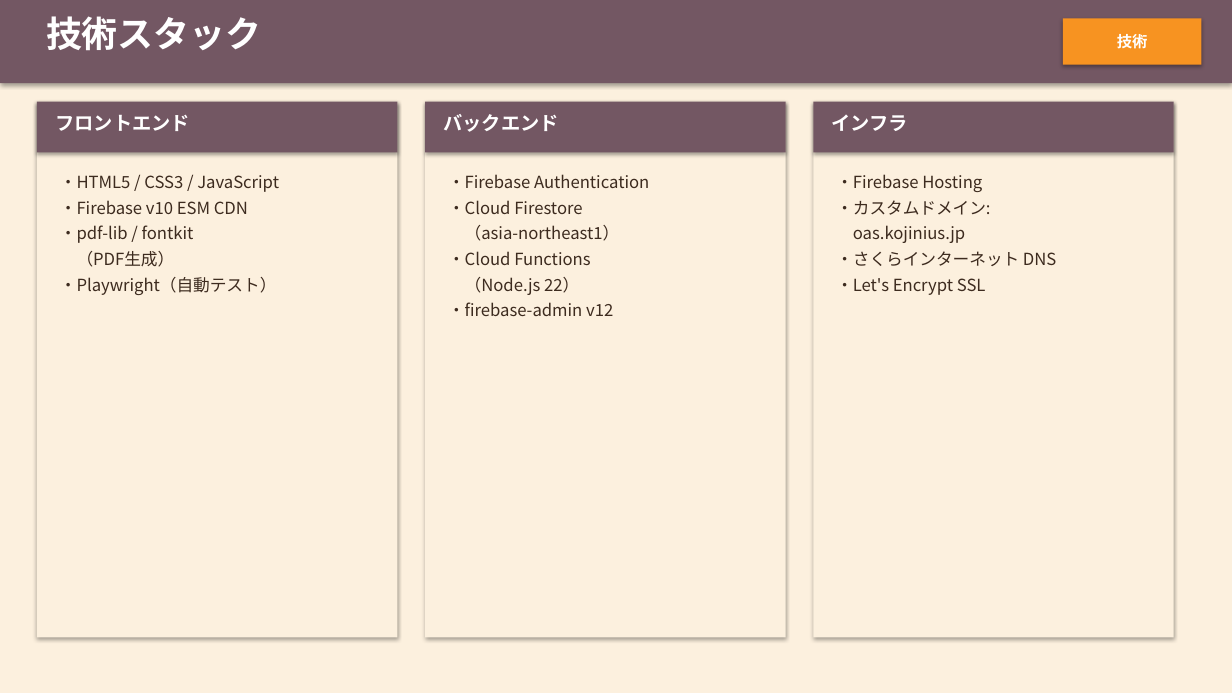
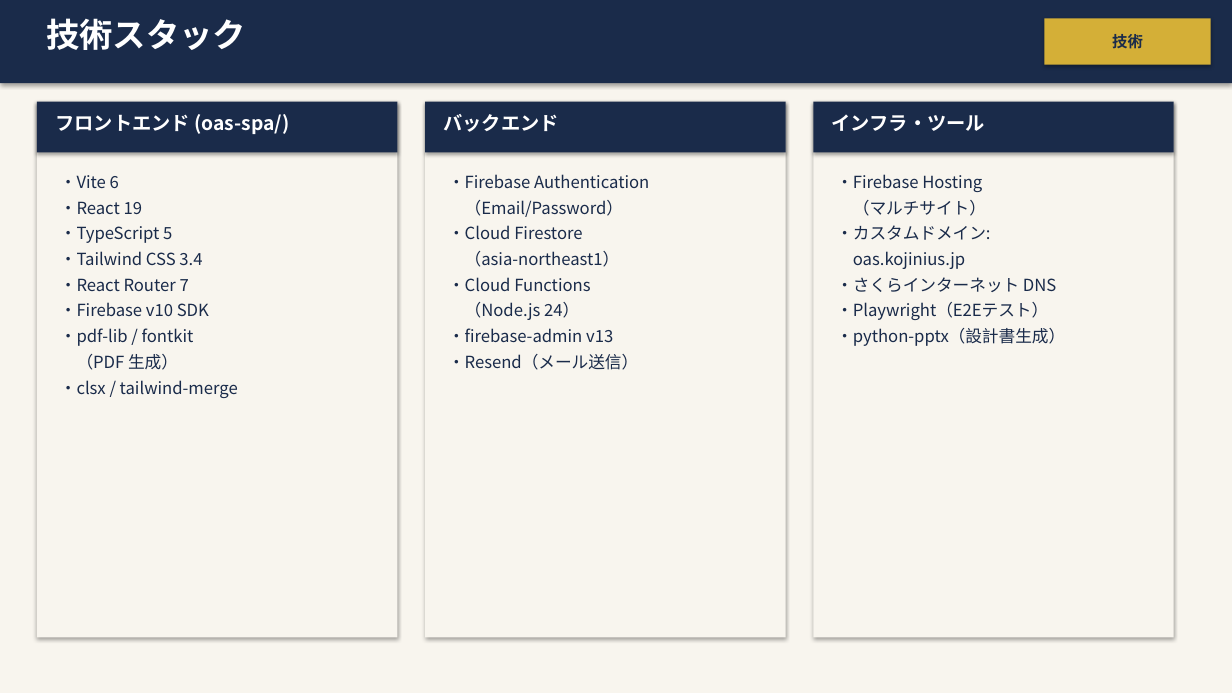
Before and after one commit to Kojinius/fukumoto-reservation, a slide deck: slide 5 of documents/specs/OnlineAppointSystem_詳細設計書.pptx. Drawn at 1232x693 pixels with LibreOffice and Linux fonts; fonts in the diff are those of the drawing. Boxes give left, top, right and bottom in pixels: in the first picture for what was removed or moved away, otherwise in the second. Text is boxed around its words. In the diff, an @@ line names an element or a change of style, - is before the commit and + after.

```diff
--- a/documents/specs/OnlineAppointSystem_詳細設計書.pptx
+++ b/documents/specs/OnlineAppointSystem_詳細設計書.pptx
@@ text "技術スタック" at (46,18,246,50): size 28 to 26 pt @@
@@ rectangle "技術": place and size @@
-rectangle "技術" at (1063,18,1202,65)
+rectangle "技術" at (1044,18,1211,65)
@@ rectangle "技術" at (1044,18,1211,65): text colour #FFFFFF to #1A2B4A; fill #F79321 to #D4AF37 @@
@@ fill #FCF0DE to #F8F5EE in 4 elements at (0,0,1232,693), (425,102,786,638), (813,102,1174,638), (37,102,397,638) @@
@@ text at (55,114,289,134): text changed @@
-フロントエンド
+フロントエンド (oas-spa/)
@@ fill #735763 to #1A2B4A in 4 elements at (0,0,1232,83), (37,102,397,152), (425,102,786,152), (813,102,1174,152) @@
@@ text at (832,114,985,131): text changed @@
-インフラ
+インフラ・ツール
@@ text at (60,175,209,316): text changed; text colour #3D2B1F to #1A2B4A @@
-・HTML5 / CSS3 / JavaScript
-・Firebase v10 ESM CDN
+・Vite 6
+・React 19
+・TypeScript 5
+・Tailwind CSS 3.4
+・React Router 7
+・Firebase v10 SDK
@@ text at (448,174,649,291): text colour #3D2B1F to #1A2B4A in "・Firebase Authentication", "・Cloud Firestore", "（asia-northeast1）", "・Cloud Functions" @@
@@ text at (836,174,1056,292): text colour #3D2B1F to #1A2B4A in "・Firebase Hosting", "・カスタムドメイン:", "oas.kojinius.jp", "・さくらインターネット DNS" @@
@@ text at (465,200,623,217): paragraph added @@
+（Email/Password）
@@ text at (853,200,986,216): paragraph added @@
+（マルチサイト）
@@ text at (60,328,194,346): text colour #3D2B1F to #1A2B4A in "・pdf-lib / fontkit" @@
@@ text at (448,302,638,370): text changed; text colour #3D2B1F to #1A2B4A @@
-（Node.js 22）
-・firebase-admin v12
+（Node.js 24）
+・firebase-admin v13
+・Resend（メール送信）
@@ text at (836,302,1065,346): text changed; text colour #3D2B1F to #1A2B4A @@
-・Let's Encrypt SSL
+・Playwright（E2Eテスト）
+・python-pptx（設計書生成）
@@ text at (60,354,238,398): text changed; text colour #3D2B1F to #1A2B4A @@
-（PDF生成）
-・Playwright（自動テスト）
+（PDF 生成）
+・clsx / tailwind-merge
```
Also in this commit, not shown: 17 other slides changed, 4 slides added, 2 slides removed, 5 other files.
